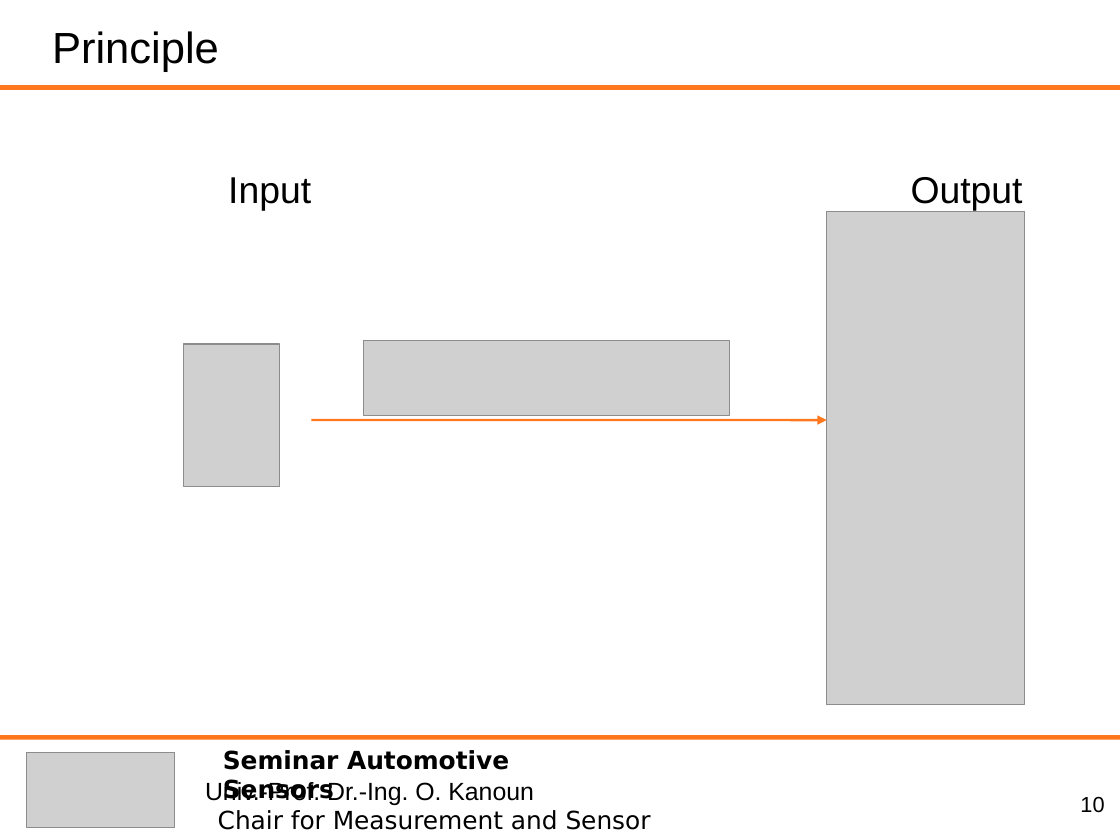
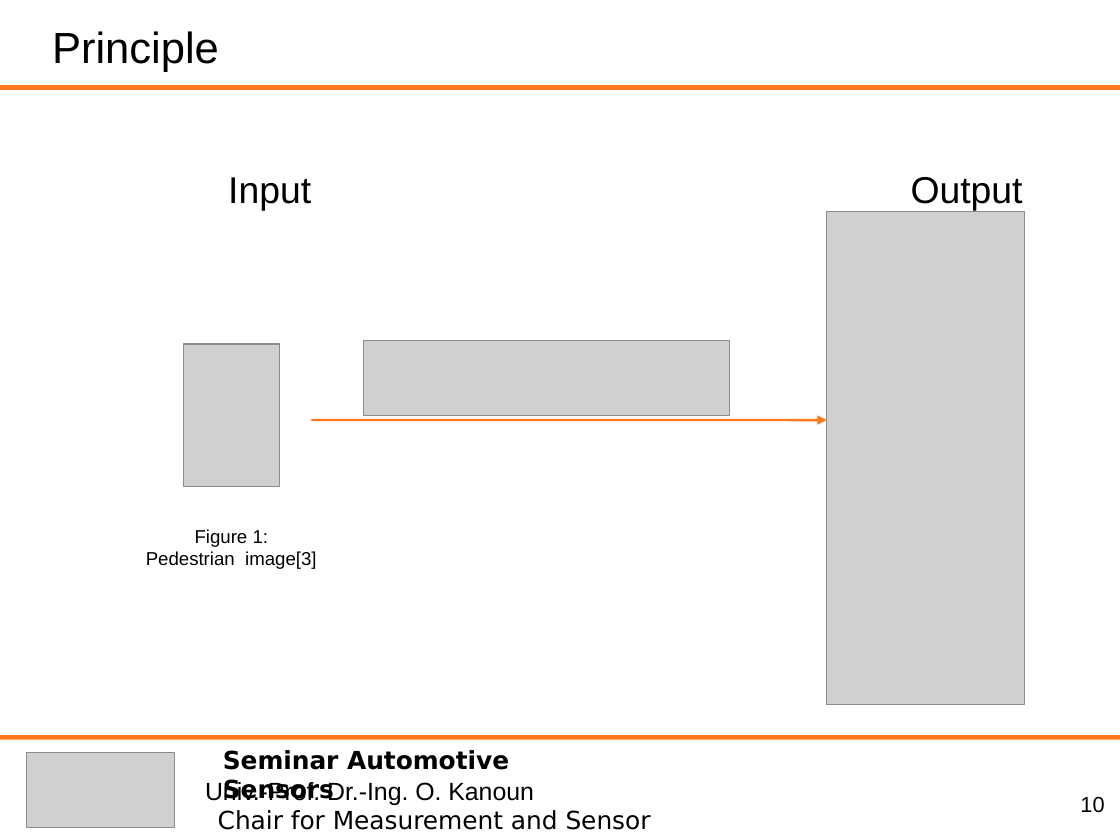
Before and after one commit to heihuhuRay/StudyNote, a slide deck: slide 10 of ASS/AutonoumousDriving_JunchengHu_C2.ppt. Drawn at 1120x840 pixels with LibreOffice and Linux fonts; fonts in the diff are those of the drawing; grey boxes stand for pictures. Boxes give left, top, right and bottom in pixels: in the first picture for what was removed or moved away, otherwise in the second. Text is boxed around its words. In the diff, an @@ line names an element or a change of style, - is before the commit and + after.

```diff
--- a/ASS/AutonoumousDriving_JunchengHu_C2.ppt
+++ b/ASS/AutonoumousDriving_JunchengHu_C2.ppt
@@ text added at <box>146,529,316,569</box>, 12 pt, text #000000 @@
+Figure 1:
+Pedestrian image[3]
```
Also in this commit, not shown: 14 other slides changed, 3 slides added, 3 other files.
